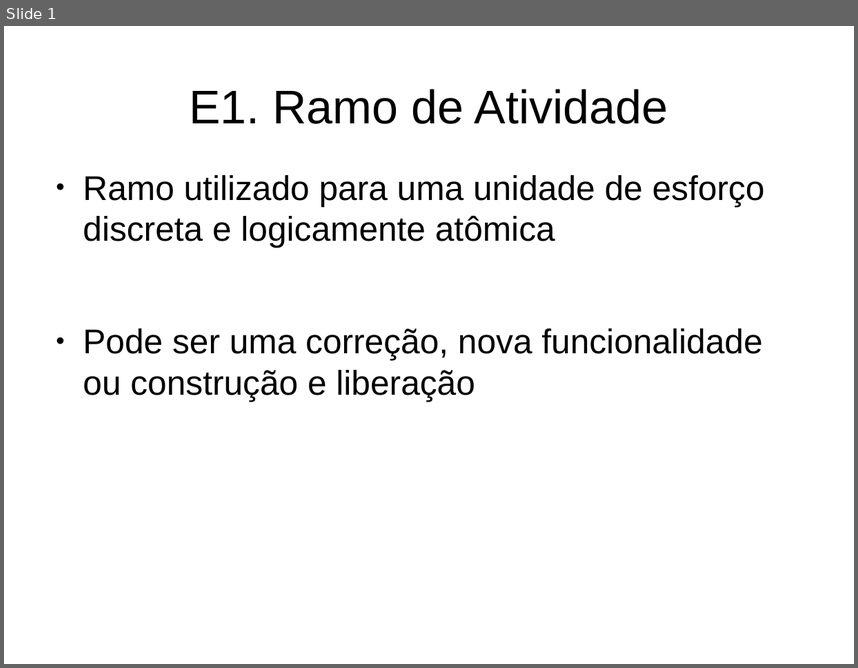
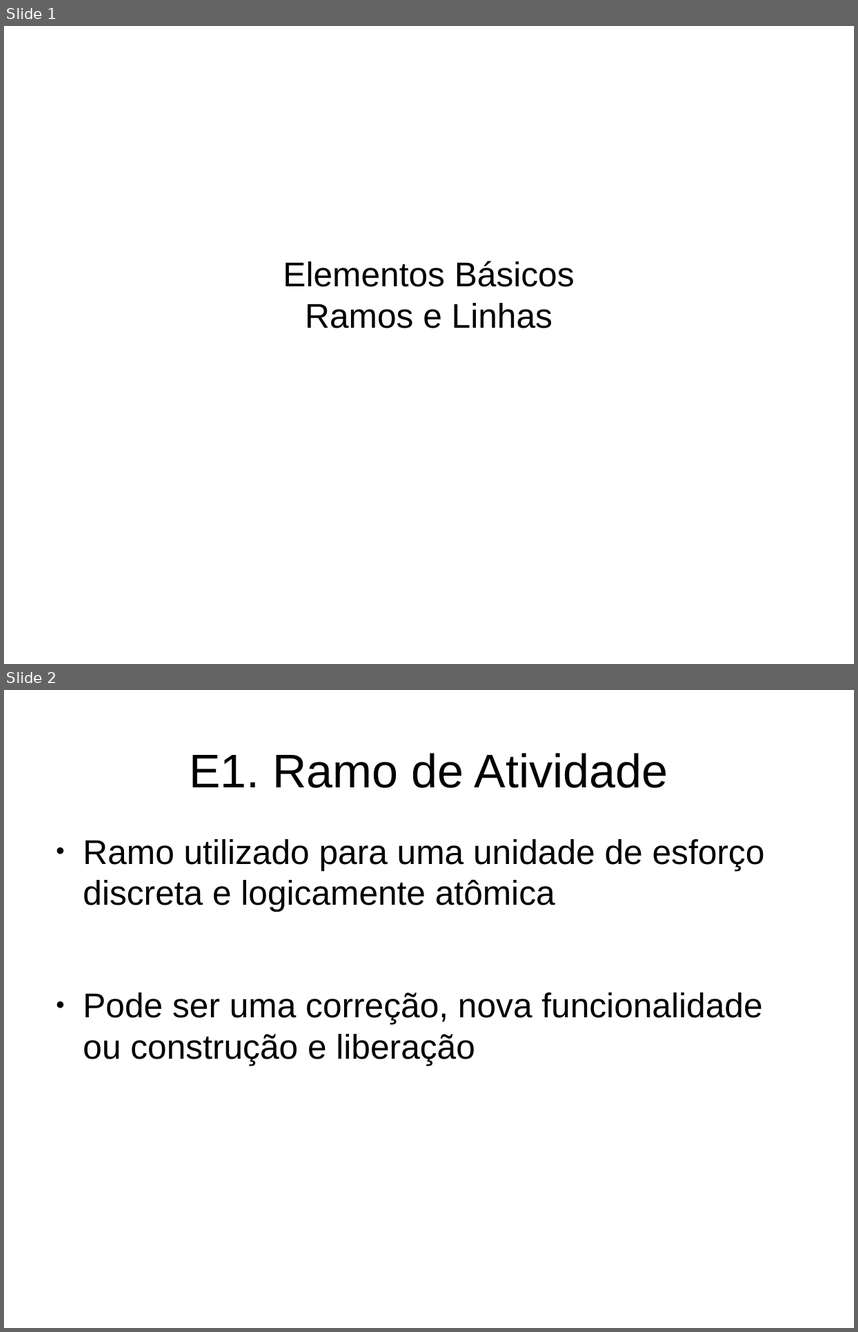
Before and after one commit to gtessa/gc20131_leitura_5, a slide deck: E1-E8.odp. Shown one above the other, each under a label of ours: slide 1 before the commit, slides 1 and 2 after it. The pictures are 858x668 and 858x1332 pixels, drawn with LibreOffice and Linux fonts; fonts in the diff are those of the drawing. Boxes give left, top, right and bottom in pixels: in the first picture for what was removed or moved away, otherwise in the second. Text is boxed around its words. In the diff, an @@ line names an element or a change of style, - is before the commit and + after.

```diff
--- a/E1-E8.odp
+++ b/E1-E8.odp
@@ slide 1 added at (4,26,854,664), background #FFFFFF @@
@@ subtitle added at (283,261,575,328), 32 pt, text #000000 @@
+Elementos Básicos
+Ramos e Linhas
@@ what was slide 1 is now slide 2 @@
```
Also in this commit, not shown: 12 other files.
